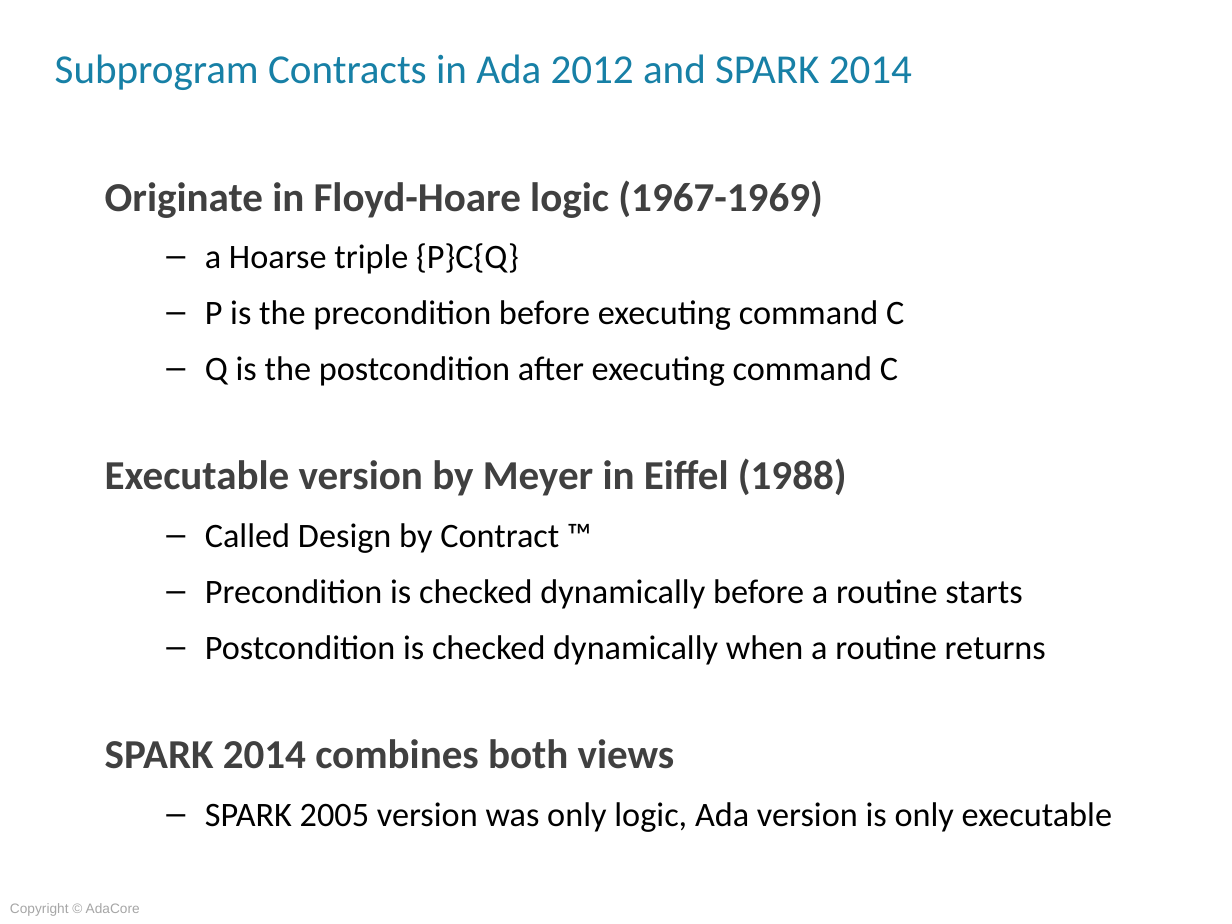
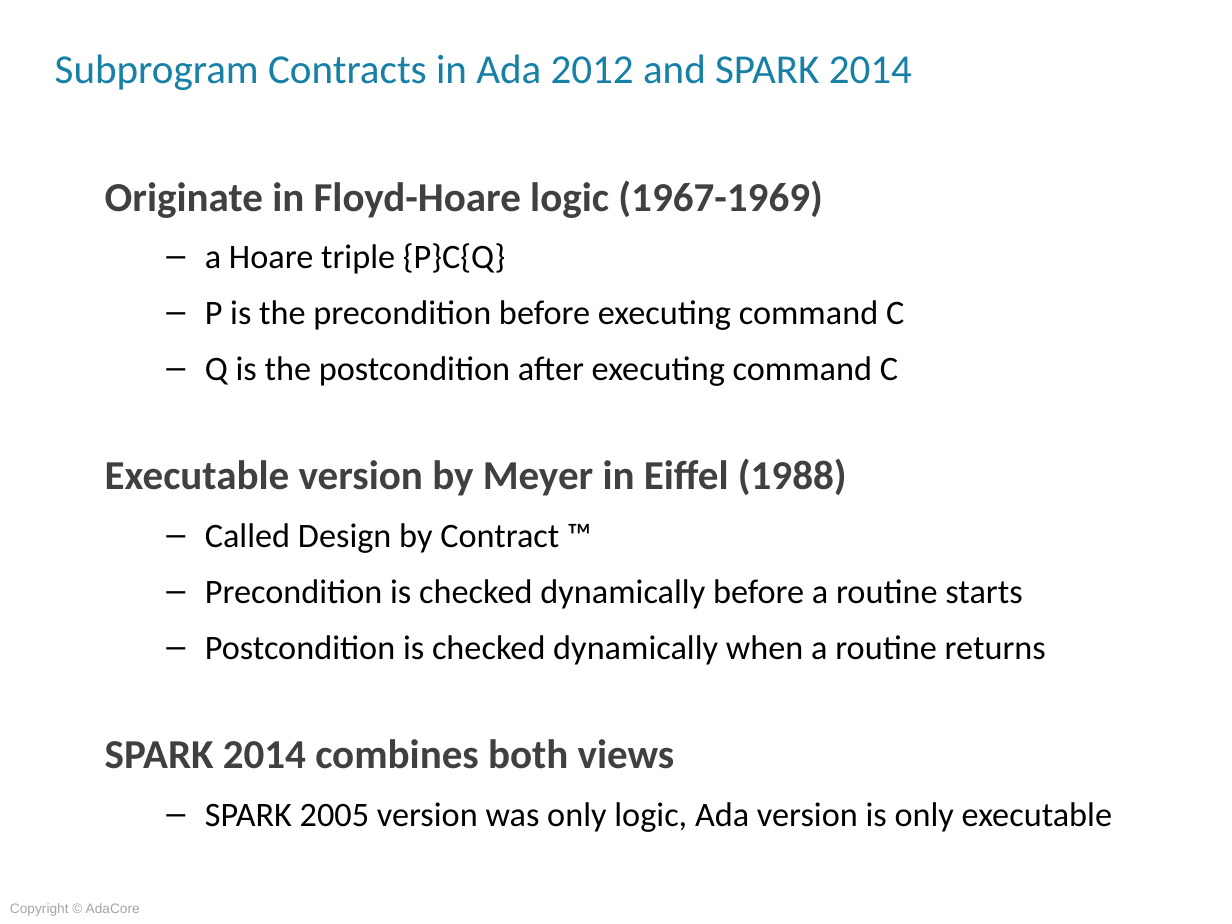
Before and after one commit to AdaCoreU/Courses, a slide deck: slide 2 of lectures/06_SPARK_2014/Subprogram_Contracts.pptx. Drawn at 1232x924 pixels with LibreOffice and Linux fonts; fonts in the diff are those of the drawing; background and template pictures are left out. Boxes give left, top, right and bottom in pixels: in the first picture for what was removed or moved away, otherwise in the second. Text is boxed around its words. In the diff, an @@ line names an element or a change of style, - is before the commit and + after.

```diff
--- a/lectures/06_SPARK_2014/Subprogram_Contracts.pptx
+++ b/lectures/06_SPARK_2014/Subprogram_Contracts.pptx
@@ text at (x1=205, y1=243, x2=506, y2=274): text changed @@
-  – a Hoarse triple {P}C{Q}
+  – a Hoare triple {P}C{Q}
```
Also in this commit, not shown: 2 other files.
